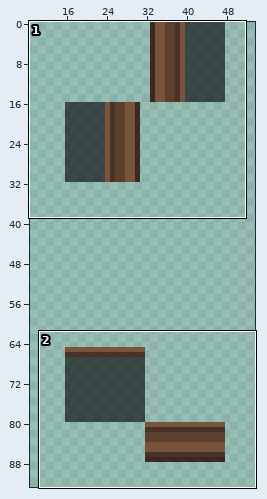
File history of a sprite sheet, Resources/Textures/_CP14/Structures/Roof/wooden.rsi/roof6.png. Above, an overview of the earlier version with the close-up marked.
Close-up. First the earlier version:
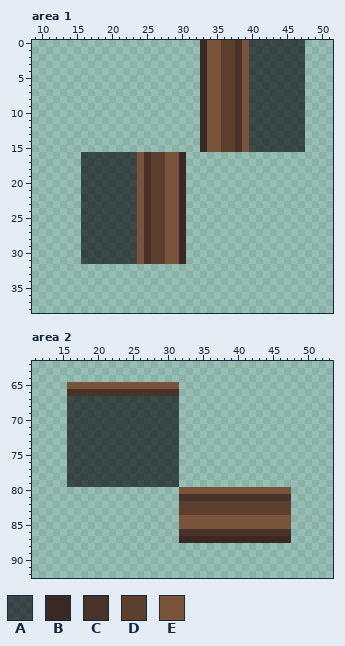
The file is 64x128 pixels. Shown: area 1: x 9..51, y 0..38; area 2: x 11..53, y 62..92. The wide view leaves out empty margins.
Palette (. is transparent): A #060709a2  B #392824  C #493229  D #5d3f2d  E #7a533b
Pixels before, area 1, first column x 16:
 0 .................BEEDDCEAAAAAAAA
 1 .................BEEDDCEAAAAAAAA
 2 .................BEEDDCEAAAAAAAA
 3 .................BEEDDCEAAAAAAAA
 4 .................BEEDDCEAAAAAAAA
 5 .................BEEDDCEAAAAAAAA
 6 .................BEEDDCEAAAAAAAA
 7 .................BEEDDCEAAAAAAAA
 8 .................BEEDDCEAAAAAAAA
 9 .................BEEDDCEAAAAAAAA
10 .................BEEDDCEAAAAAAAA
11 .................BEEDDCEAAAAAAAA
12 .................BEEDDCEAAAAAAAA
13 .................BEEDDCEAAAAAAAA
14 .................BEEDDCEAAAAAAAA
15 .................BEEDDCEAAAAAAAA
16 AAAAAAAAECDDEEB.................
17 AAAAAAAAECDDEEB.................
18 AAAAAAAAECDDEEB.................
19 AAAAAAAAECDDEEB.................
20 AAAAAAAAECDDEEB.................
21 AAAAAAAAECDDEEB.................
22 AAAAAAAAECDDEEB.................
23 AAAAAAAAECDDEEB.................
24 AAAAAAAAECDDEEB.................
25 AAAAAAAAECDDEEB.................
26 AAAAAAAAECDDEEB.................
27 AAAAAAAAECDDEEB.................
28 AAAAAAAAECDDEEB.................
29 AAAAAAAAECDDEEB.................
30 AAAAAAAAECDDEEB.................
31 AAAAAAAAECDDEEB.................
Pixels before, area 2, first column x 16:
65 EEEEEEEEEEEEEEEE................
66 CCCCCCCCCCCCCCCC................
67 AAAAAAAAAAAAAAAA................
68 AAAAAAAAAAAAAAAA................
69 AAAAAAAAAAAAAAAA................
70 AAAAAAAAAAAAAAAA................
71 AAAAAAAAAAAAAAAA................
72 AAAAAAAAAAAAAAAA................
73 AAAAAAAAAAAAAAAA................
74 AAAAAAAAAAAAAAAA................
75 AAAAAAAAAAAAAAAA................
76 AAAAAAAAAAAAAAAA................
77 AAAAAAAAAAAAAAAA................
78 AAAAAAAAAAAAAAAA................
79 AAAAAAAAAAAAAAAA................
80 ................EEEEEEEEEEEEEEEE
81 ................CCCCCCCCCCCCCCCC
82 ................DDDDDDDDDDDDDDDD
83 ................DDDDDDDDDDDDDDDD
84 ................EEEEEEEEEEEEEEEE
85 ................EEEEEEEEEEEEEEEE
86 ................CCCCCCCCCCCCCCCC
87 ................BBBBBBBBBBBBBBBB
The result:
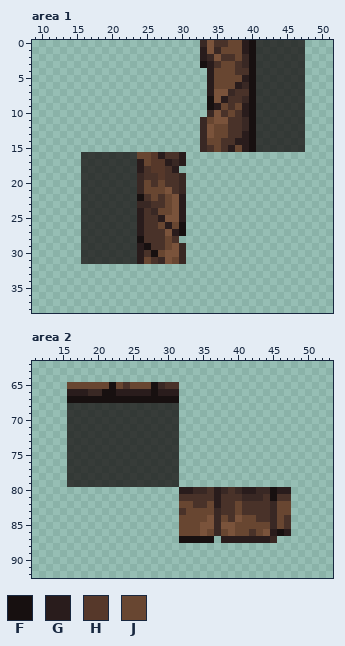
Colours new in this view: F #171010  G #291c1c  H #56382a  J #684631
Edits made:
colour A: #060709a2 -> #120a0ab8
Changed rows in their new state; - is a pixel that keeps its letter.
Area 1:
first column x 24:
 0 -----------CCJJGF
 1 ---------G-BJJJGF
 2 ---------GB-CCJBF
 3 ---------FGCJJ-BF
 4 ---------.GJJJ-CF
 5 ---------.GJJJJGF
 6 ---------.GJJJGBF
 7 ---------.G-EB-CF
 8 ---------.F-GC-BF
 9 ---------.FGJCJGF
10 ---------.B-CJ-GF
11 ----------J-EC-BF
12 -----------JJC-BF
13 -----------JJC-GF
14 ----------JJCCGGF
15 ----------CJCGJGF
16 JJHGCCG----------
17 GJHHGBG----------
18 G-HHCG.----------
19 B-CHCC-----------
20 BJCJCC-----------
21 BJJJ-C-----------
22 F-JCJ-G----------
23 BBCCJ-G----------
24 G-BJJ-G----------
25 G-CG--G----------
26 G-CJGJF----------
27 G-CC-GF----------
28 F-CCJC.----------
29 GFCCJ------------
30 G-FJ-------------
31 GJCB-J-----------
Area 2:
first column x 16:
65 JJJJJJFJCJJJFBCC
66 GGGBBFFGGGGGFGGG
67 FFFFFFFFFFFFFFFF
first column x 32:
80 GGBBCGBCBGGBBFGG
81 -----G---BBB-F--
82 JJCCJGCCJCCCCBJJ
83 CJJJJBCCJCCCCBJJ
84 JJJJ-BJC-JJCCBJC
85 JJJ--B--JJJJJBJC
86 JJJEJBJEJJ-JEGFG
87 FFFFF.GGGGGGG-..
Pixel boxes of the changes (left, top, right, bottom) in both close-ups:
changed: (81, 40, 305, 264)
changed: (67, 382, 291, 543)
